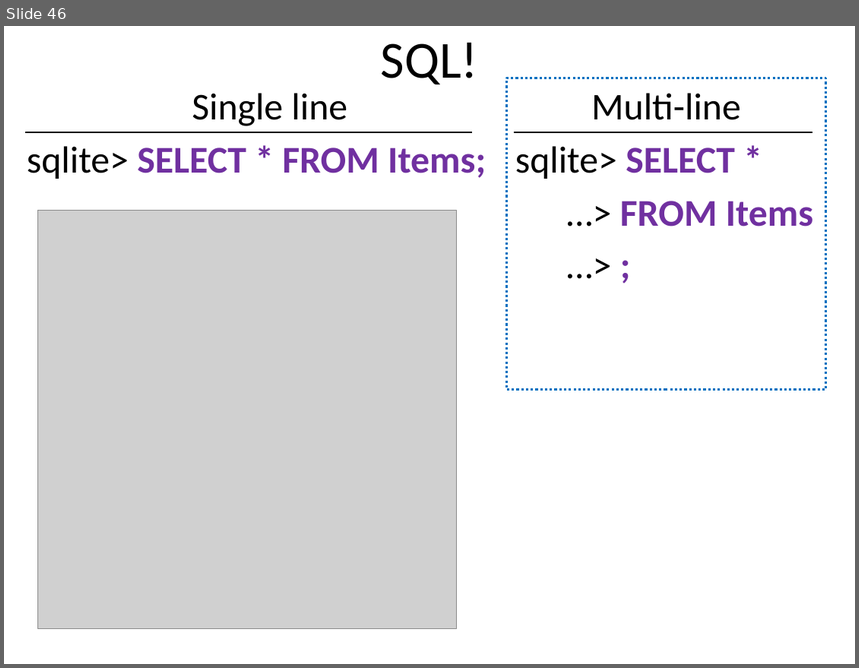
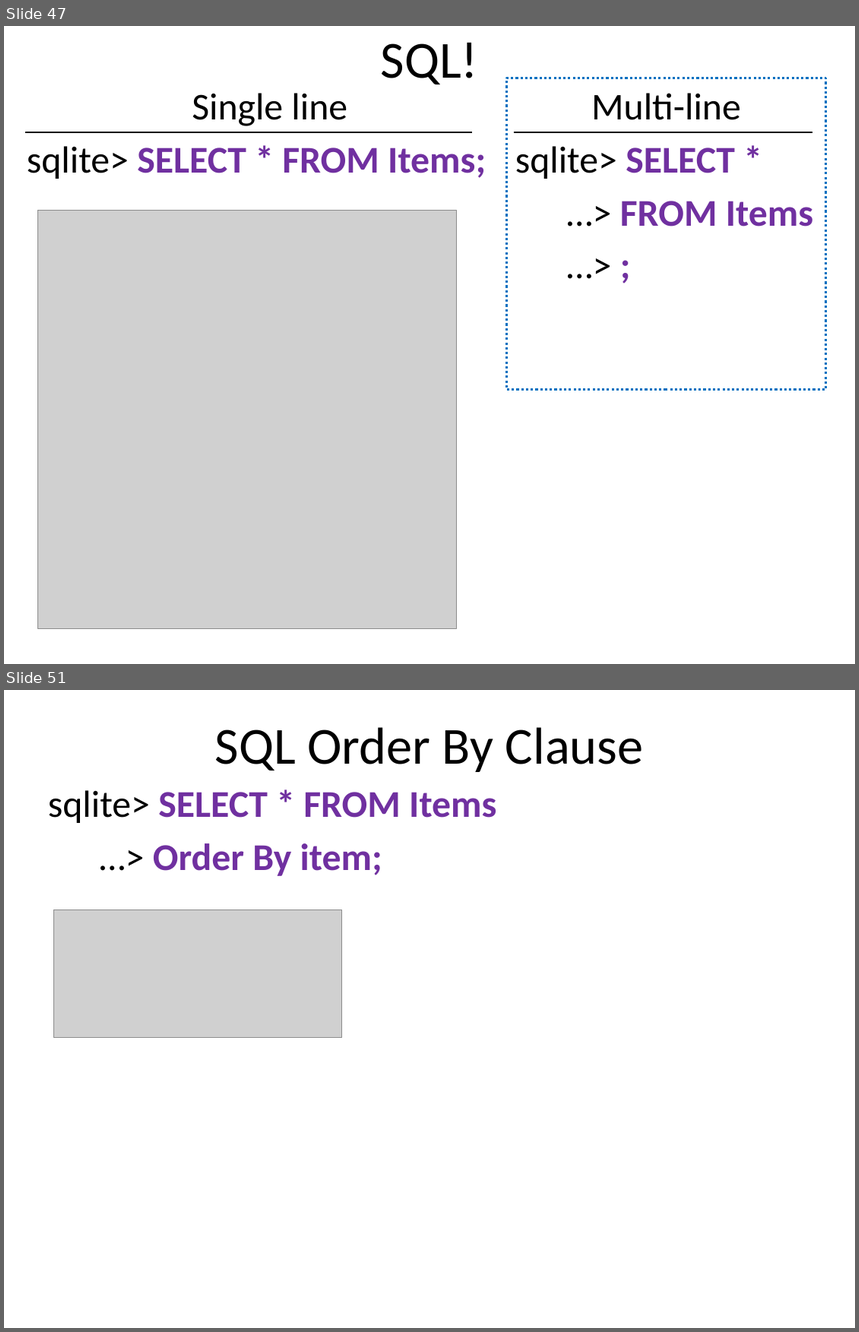
Before and after one commit to dykebert/GDI_Database_Training, a slide deck: Introduction to Databases and SQL.pptx. Shown one above the other, each under a label of ours: slide 46 before the commit, slides 47 and 51 after it; the slides between them are not shown. The pictures are 859x668 and 859x1332 pixels, drawn with LibreOffice and Linux fonts; fonts in the diff are those of the drawing; grey boxes stand for pictures. Boxes give left, top, right and bottom in pixels: in the first picture for what was removed or moved away, otherwise in the second. Text is boxed around its words. In the diff, an @@ line names an element or a change of style, - is before the commit and + after.

```diff
--- a/Introduction to Databases and SQL.pptx
+++ b/Introduction to Databases and SQL.pptx
@@ slide 51 added at (4, 690, 855, 1328), background #FFFFFF @@
@@ title added at (215, 727, 644, 772), 44 pt, text #000000 @@
+SQL Order By Clause
@@ text added at (48, 790, 496, 876), 32 pt, text #7030A0, bold @@
+sqlite> SELECT * FROM Items
+…> Order By item;
@@ picture added at (53, 910, 342, 1037) @@
@@ what was slide 46 is now slide 47 @@
```
Also in this commit, not shown: 6 slides changed, 13 other slides added, 2 other files.
